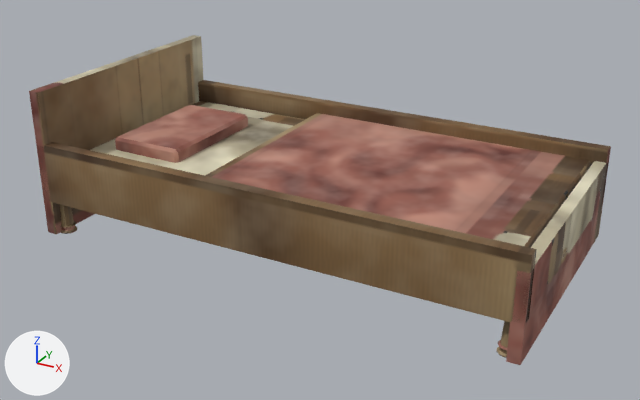
One commit to the glTF model game/assets/models/props/hearthvale_bed_a/hearthvale_bed_a.glb: the scene before it, then after it.
Camera for both pictures: a camera (50 mm lens) standing at (1.62, -2.97, 1.64) and looking at (0.02, -0.05, 0.18). Arrows for +X, +Y and +Z are at lower left; the lights stay in place. The picture after the commit comes second. Objects named as collision shapes, trigger or cutter boxes, shadow casters or lower levels of detail are left out. Vertices at exactly the same position are counted once.

Objects in the first picture: 'hearthvale_bed_a', 'hearthvale_bed_a_LOD1'.
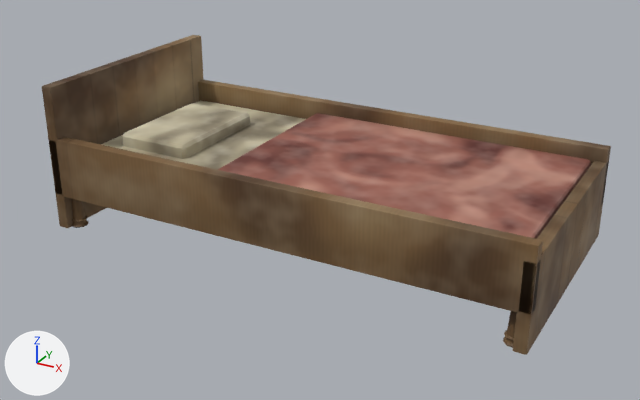
The newer file is also rescaled (x0.996), turned or shifted as a whole; pictures and numbers use the older file's frame.

What the commit changed:
me_hearthvale_bed_a is used by ob_hearthvale_bed_a; location (0.0, 0.0, 0.0).
me_hearthvale_bed_a had 944 vertices, 1844 faces and spanned x -1.03..1.03, y -0.55..0.55, z 0.0..0.62.
me_hearthvale_bed_a now has 944 vertices, 1844 faces and spans x -1.03..1.03, y -0.48..0.55, z 0.0..0.63.
me_hearthvale_bed_a part 1: the whole mesh is scaled about its middle by (1, 0.932, 1), then moved by (0.0, 0.03, 0.0).
me_hearthvale_bed_a part 2: texture (UV) coordinates of 1844 of 1844 faces, centred in x -1.03..1.03, y -0.55..0.55, z 0.0..0.62, changed; they spanned u 0.0..0.96, v 0.0..1.0 and now span u 0.0..1.0, v 0.0..0.97.
me_hearthvale_bed_a_lod1 is used by ob_hearthvale_bed_a_lod1; location (0.0, 0.0, 0.0).
me_hearthvale_bed_a_lod1 had 390 vertices, 736 faces and spanned x -1.03..1.03, y -0.55..0.55, z 0.0..0.62.
me_hearthvale_bed_a_lod1 now has 390 vertices, 736 faces and spans x -1.03..1.03, y -0.48..0.55, z 0.0..0.62.
me_hearthvale_bed_a_lod1 part 3: the loose piece of 28 vertices spanning x -0.87..-0.53, y -0.27..0.27, z 0.29..0.37 is rebuilt with 29 vertices and now spans x -0.87..-0.53, y -0.22..0.29, z 0.29..0.37.
me_hearthvale_bed_a_lod1 part 4: 37 vertices moved from x -1.03..1.03, y -0.55..0.52, z 0.0..0.62 to x -1.03..1.03, y -0.48..0.52, z 0.0..0.62; 174 vertices removed from x -1.01..1.01, y -0.53..0.51, z 0.0..0.35; 173 vertices added at x -1.01..1.01, y -0.46..0.53, z 0.0..0.35.
Other edits to the shape of me_hearthvale_bed_a_lod1 do not show in these pictures.

Where the change shows, as pixel boxes [x1, y1, x2, y2] in the pictures (640 x 400 px; the box of a moved part takes in the faces that stretch with it):
'hearthvale_bed_a', surface changed, rescaled: before [29, 35, 611, 365]; after [42, 35, 611, 355]
'hearthvale_bed_a_LOD1', reshaped (mostly hidden): before [38, 92, 611, 365]; after [72, 100, 608, 355]
part 1 of me_hearthvale_bed_a, moved or reshaped: before [29, 35, 608, 365]; after [42, 35, 609, 355]
part 2 of me_hearthvale_bed_a, surface changed: before [29, 35, 611, 365]; after [42, 35, 611, 355]
part 3 of me_hearthvale_bed_a_lod1, rebuilt: before [115, 114, 248, 163]; after [123, 103, 250, 159]
part 4 of me_hearthvale_bed_a_lod1, moved or reshaped (mostly hidden): before [60, 101, 508, 357]; after [72, 100, 588, 347]
